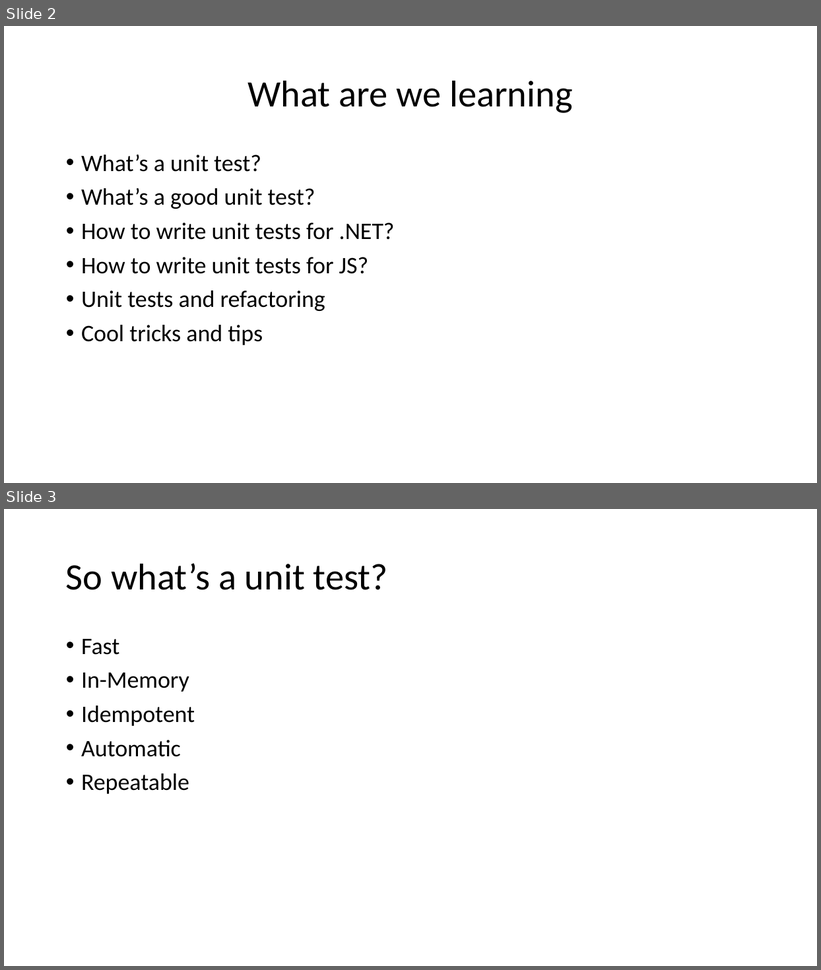
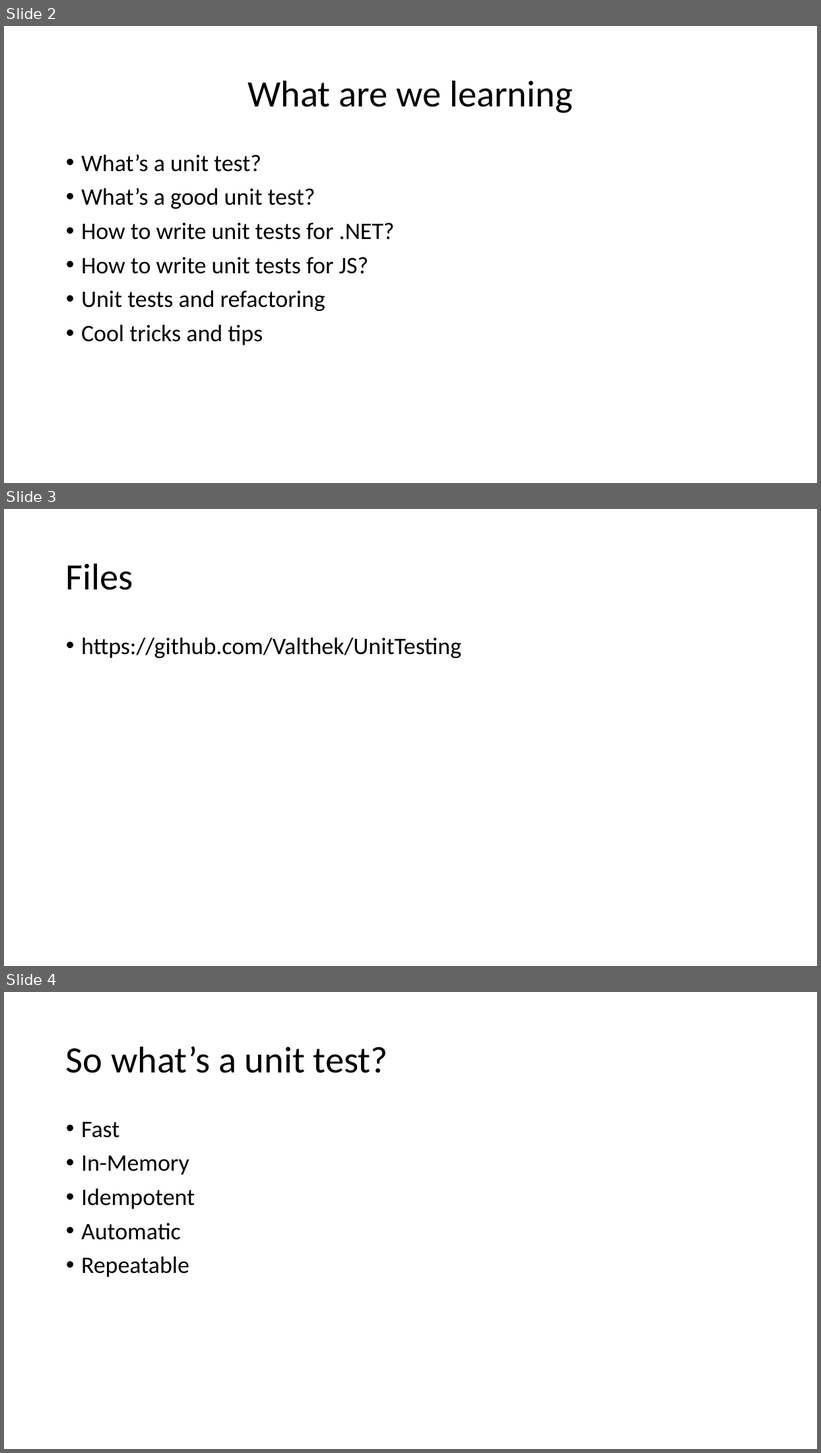
Before and after one commit to Valthek/UnitTesting, a slide deck: Unit Testing Workshop.pptx. Shown one above the other, each under a label of ours: slides 2 and 3 before the commit, slides 2, 3 and 4 after it. The pictures are 821x970 and 821x1453 pixels, drawn with LibreOffice and Linux fonts; fonts in the diff are those of the drawing. Boxes give left, top, right and bottom in pixels: in the first picture for what was removed or moved away, otherwise in the second. Text is boxed around its words. In the diff, an @@ line names an element or a change of style, - is before the commit and + after.

Commit message:
ppt changes

```diff
--- a/Unit Testing Workshop.pptx
+++ b/Unit Testing Workshop.pptx
@@ slide 3 added at [4,509,817,966], background #FFFFFF @@
@@ title added at [66,563,133,590], 44 pt, text #000000 @@
+Files
@@ text added at [81,638,461,658], 28 pt, text #000000 @@
+• https://github.com/Valthek/UnitTesting
@@ what was slide 3 is now slide 4 @@
```
